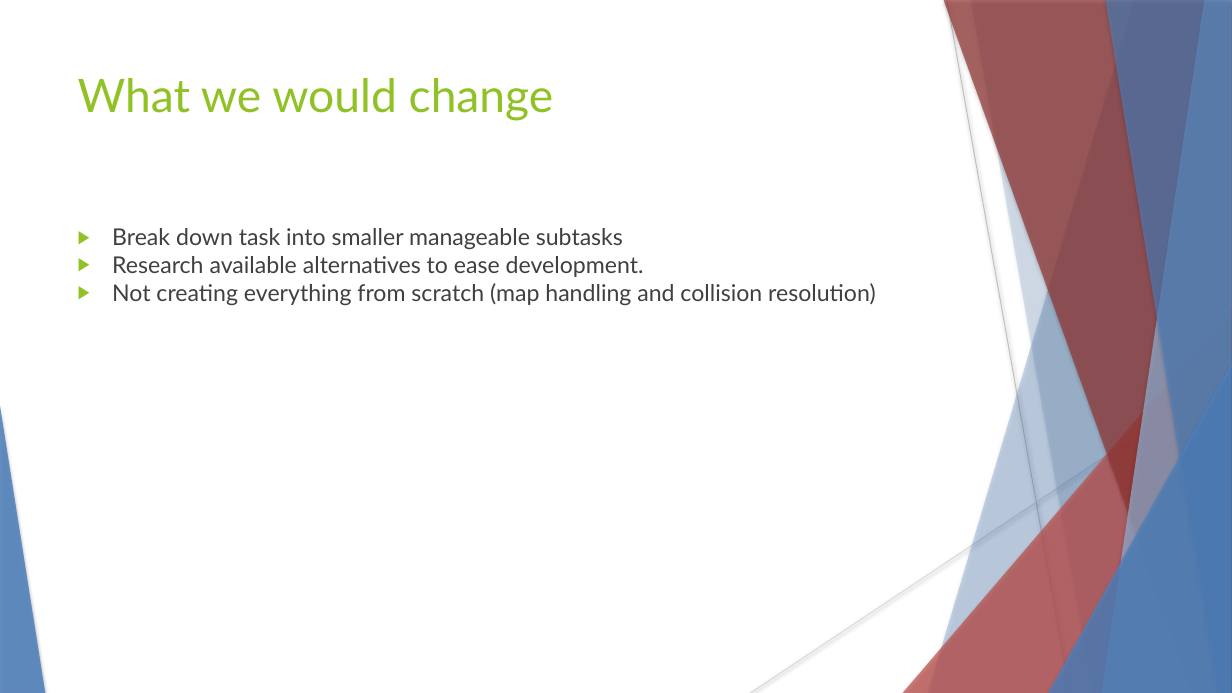
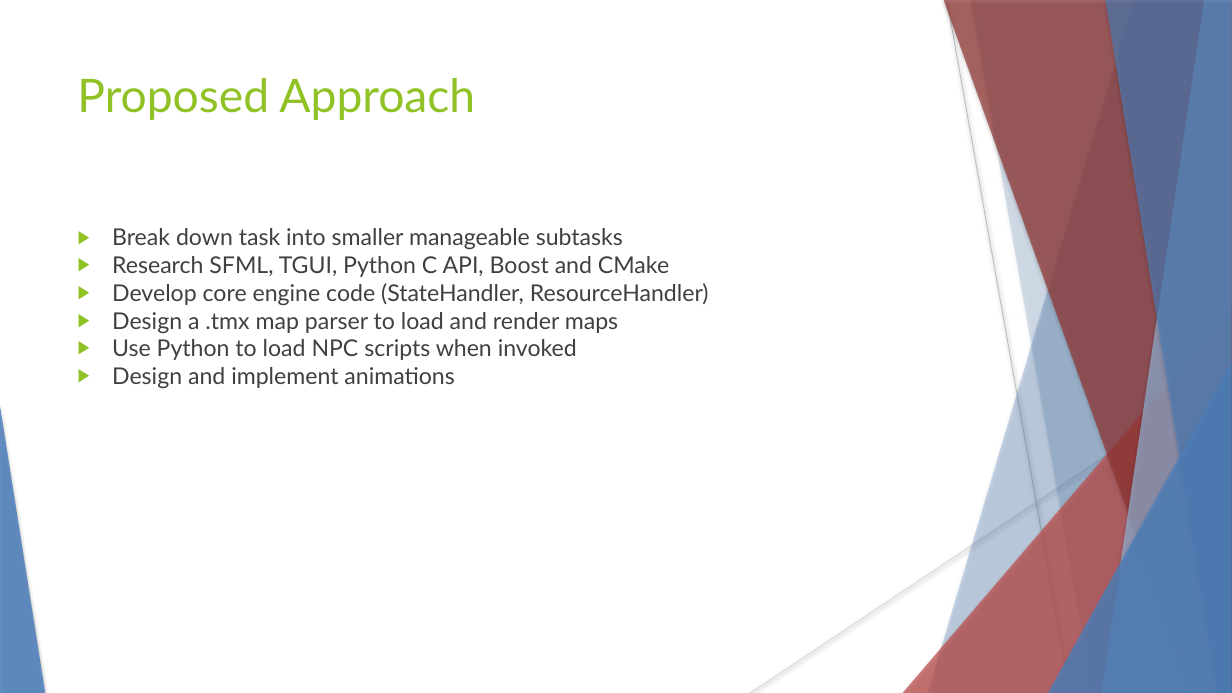
Before and after one commit to hanselrd/bubble-warrior-adventures, a slide deck: slide 5 of docs/presentation.pptx (slide 6 before the commit). Drawn at 1232x693 pixels with LibreOffice and Linux fonts; fonts in the diff are those of the drawing. Boxes give left, top, right and bottom in pixels: in the first picture for what was removed or moved away, otherwise in the second. Text is boxed around its words. In the diff, an @@ line names an element or a change of style, - is before the commit and + after.

```diff
--- a/docs/presentation.pptx
+++ b/docs/presentation.pptx
@@ text at box(77, 78, 475, 120): text changed @@
-What we would change
+Proposed Approach
@@ text at box(112, 256, 709, 388): text changed @@
-▶ Research available alternatives to ease development.
-▶ Not creating everything from scratch (map handling and collision resolution)
+▶ Research SFML, TGUI, Python C API, Boost and CMake
+▶ Develop core engine code (StateHandler, ResourceHandler)
+▶ Design a .tmx map parser to load and render maps
+▶ Use Python to load NPC scripts when invoked
+▶ Design and implement animations
```
Also in this commit, not shown: 4 other slides changed, 3 slides added, 2 slides removed.
